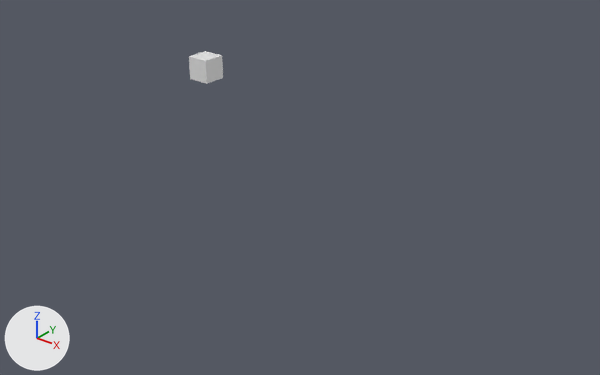
Before and after pictures for a commit that changed the Blender file build/blender/make_objects.blend.
Rendered twice from a 50 mm camera at (29.54, -19.25, 10.88) aimed at (13.96, 0.23, -1.19). Every picture has the same lights, and +X, +Y and +Z are marked at lower left. Materials are left out; every surface is plain grey.

Objects in the first picture: 'MyCube'.
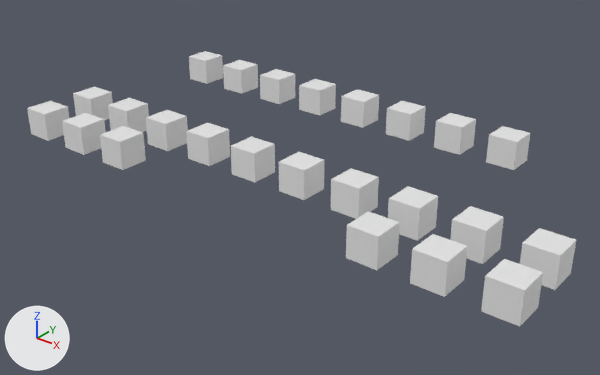
The newer file is also turned or shifted as a whole; pictures and numbers use the older file's frame.

Where the change shows, as pixel boxes (x1, y1, x2, y2) in the pictures (600 x 375 px):
'Cube_59', added
    after: (481, 259, 543, 327)
'Cube_58', added
    after: (410, 234, 468, 297)
'Cube_57', added
    after: (346, 211, 400, 270)
'Cube_49', added
    after: (520, 228, 576, 290)
'Cube_48', added
    after: (450, 206, 504, 264)
'Cube_47', added
    after: (388, 186, 438, 241)
'Cube_46', added
    after: (331, 168, 379, 219)
'Cube_45', added
    after: (279, 152, 324, 200)
'Cube_44', added
    after: (231, 136, 275, 182)
'Cube_52', added
    after: (100, 126, 146, 170)
'Cube_43', added
    after: (186, 123, 230, 166)
'Cube_17', added
    after: (486, 126, 530, 170)
'Cube_16', added
    after: (434, 113, 476, 155)
'Cube_42', added
    after: (146, 110, 188, 151)
'Cube_51', added
    after: (62, 113, 106, 155)
'Cube_15', added
    after: (386, 101, 426, 141)
'Cube_50', added
    after: (27, 101, 69, 141)
'Cube_14', added
    after: (341, 89, 379, 128)
'Cube_13', added
    after: (299, 79, 336, 116)
'Cube_41', added
    after: (108, 98, 149, 132)
'Cube_12', added
    after: (260, 69, 295, 104)
'Cube_11', added
    after: (223, 60, 258, 94)
'Cube_40', added
    after: (73, 87, 113, 121)

Edits to the bpy script that builds the scene:
```text
Add ob_cube_59:
    ob_cube_59 = bpy.data.objects.new('Cube_59', me_cube_023)  # a box spanning x -0.5..0.5, y -0.5..0.5, z -0.5..0.5
    ob_cube_59.location = (23.0, -3.0, 0.0)
Add ob_cube_58:
    ob_cube_58 = bpy.data.objects.new('Cube_58', me_cube_022)  # a box spanning x -0.5..0.5, y -0.5..0.5, z -0.5..0.5
    ob_cube_58.location = (21.0, -3.0, 0.0)
Add ob_cube_57:
    ob_cube_57 = bpy.data.objects.new('Cube_57', me_cube_021)  # a box spanning x -0.5..0.5, y -0.5..0.5, z -0.5..0.5
    ob_cube_57.location = (19.0, -3.0, 0.0)
Add ob_cube_52:
    ob_cube_52 = bpy.data.objects.new('Cube_52', me_cube_020)  # a box spanning x -0.5..0.5, y -0.5..0.5, z -0.5..0.5
    ob_cube_52.location = (9.0, -3.0, 0.0)
Add ob_cube_51:
    ob_cube_51 = bpy.data.objects.new('Cube_51', me_cube_019)  # a box spanning x -0.5..0.5, y -0.5..0.5, z -0.5..0.5
    ob_cube_51.location = (7.0, -3.0, 0.0)
Add ob_cube_50:
    ob_cube_50 = bpy.data.objects.new('Cube_50', me_cube_018)  # a box spanning x -0.5..0.5, y -0.5..0.5, z -0.5..0.5
    ob_cube_50.location = (5.0, -3.0, 0.0)
Add ob_cube_49:
    ob_cube_49 = bpy.data.objects.new('Cube_49', me_cube_017)  # a box spanning x -0.5..0.5, y -0.5..0.5, z -0.5..0.5
    ob_cube_49.location = (23.0, -1.0, 0.0)
Add ob_cube_48:
    ob_cube_48 = bpy.data.objects.new('Cube_48', me_cube_016)  # a box spanning x -0.5..0.5, y -0.5..0.5, z -0.5..0.5
    ob_cube_48.location = (21.0, -1.0, 0.0)
Add ob_cube_47:
    ob_cube_47 = bpy.data.objects.new('Cube_47', me_cube_015)  # a box spanning x -0.5..0.5, y -0.5..0.5, z -0.5..0.5
    ob_cube_47.location = (19.0, -1.0, 0.0)
Add ob_cube_46:
    ob_cube_46 = bpy.data.objects.new('Cube_46', me_cube_014)  # a box spanning x -0.5..0.5, y -0.5..0.5, z -0.5..0.5
    ob_cube_46.location = (17.0, -1.0, 0.0)
Add ob_cube_45:
    ob_cube_45 = bpy.data.objects.new('Cube_45', me_cube_013)  # a box spanning x -0.5..0.5, y -0.5..0.5, z -0.5..0.5
    ob_cube_45.location = (15.0, -1.0, 0.0)
Add ob_cube_44:
    ob_cube_44 = bpy.data.objects.new('Cube_44', me_cube_012)  # a box spanning x -0.5..0.5, y -0.5..0.5, z -0.5..0.5
    ob_cube_44.location = (13.0, -1.0, 0.0)
Add ob_cube_43:
    ob_cube_43 = bpy.data.objects.new('Cube_43', me_cube_011)  # a box spanning x -0.5..0.5, y -0.5..0.5, z -0.5..0.5
    ob_cube_43.location = (11.0, -1.0, 0.0)
Add ob_cube_42:
    ob_cube_42 = bpy.data.objects.new('Cube_42', me_cube_010)  # a box spanning x -0.5..0.5, y -0.5..0.5, z -0.5..0.5
    ob_cube_42.location = (9.0, -1.0, 0.0)
Add ob_cube_41:
    ob_cube_41 = bpy.data.objects.new('Cube_41', me_cube_009)  # a box spanning x -0.5..0.5, y -0.5..0.5, z -0.5..0.5
    ob_cube_41.location = (7.0, -1.0, 0.0)
Add ob_cube_40:
    ob_cube_40 = bpy.data.objects.new('Cube_40', me_cube_008)  # a box spanning x -0.5..0.5, y -0.5..0.5, z -0.5..0.5
    ob_cube_40.location = (5.0, -1.0, 0.0)
Add ob_cube_17:
    ob_cube_17 = bpy.data.objects.new('Cube_17', me_cube_007)  # a box spanning x -0.5..0.5, y -0.5..0.5, z -0.5..0.5
    ob_cube_17.location = (19.0, 5.0, 0.0)
Add ob_cube_16:
    ob_cube_16 = bpy.data.objects.new('Cube_16', me_cube_006)  # a box spanning x -0.5..0.5, y -0.5..0.5, z -0.5..0.5
    ob_cube_16.location = (17.0, 5.0, 0.0)
Add ob_cube_15:
    ob_cube_15 = bpy.data.objects.new('Cube_15', me_cube_005)  # a box spanning x -0.5..0.5, y -0.5..0.5, z -0.5..0.5
    ob_cube_15.location = (15.0, 5.0, 0.0)
Add ob_cube_14:
    ob_cube_14 = bpy.data.objects.new('Cube_14', me_cube_004)  # a box spanning x -0.5..0.5, y -0.5..0.5, z -0.5..0.5
    ob_cube_14.location = (13.0, 5.0, 0.0)
Add ob_cube_13:
    ob_cube_13 = bpy.data.objects.new('Cube_13', me_cube_003)  # a box spanning x -0.5..0.5, y -0.5..0.5, z -0.5..0.5
    ob_cube_13.location = (11.0, 5.0, 0.0)
Add ob_cube_12:
    ob_cube_12 = bpy.data.objects.new('Cube_12', me_cube_002)  # a box spanning x -0.5..0.5, y -0.5..0.5, z -0.5..0.5
    ob_cube_12.location = (9.0, 5.0, 0.0)
Add ob_cube_11:
    ob_cube_11 = bpy.data.objects.new('Cube_11', me_cube_001)  # a box spanning x -0.5..0.5, y -0.5..0.5, z -0.5..0.5
    ob_cube_11.location = (7.0, 5.0, 0.0)
```
